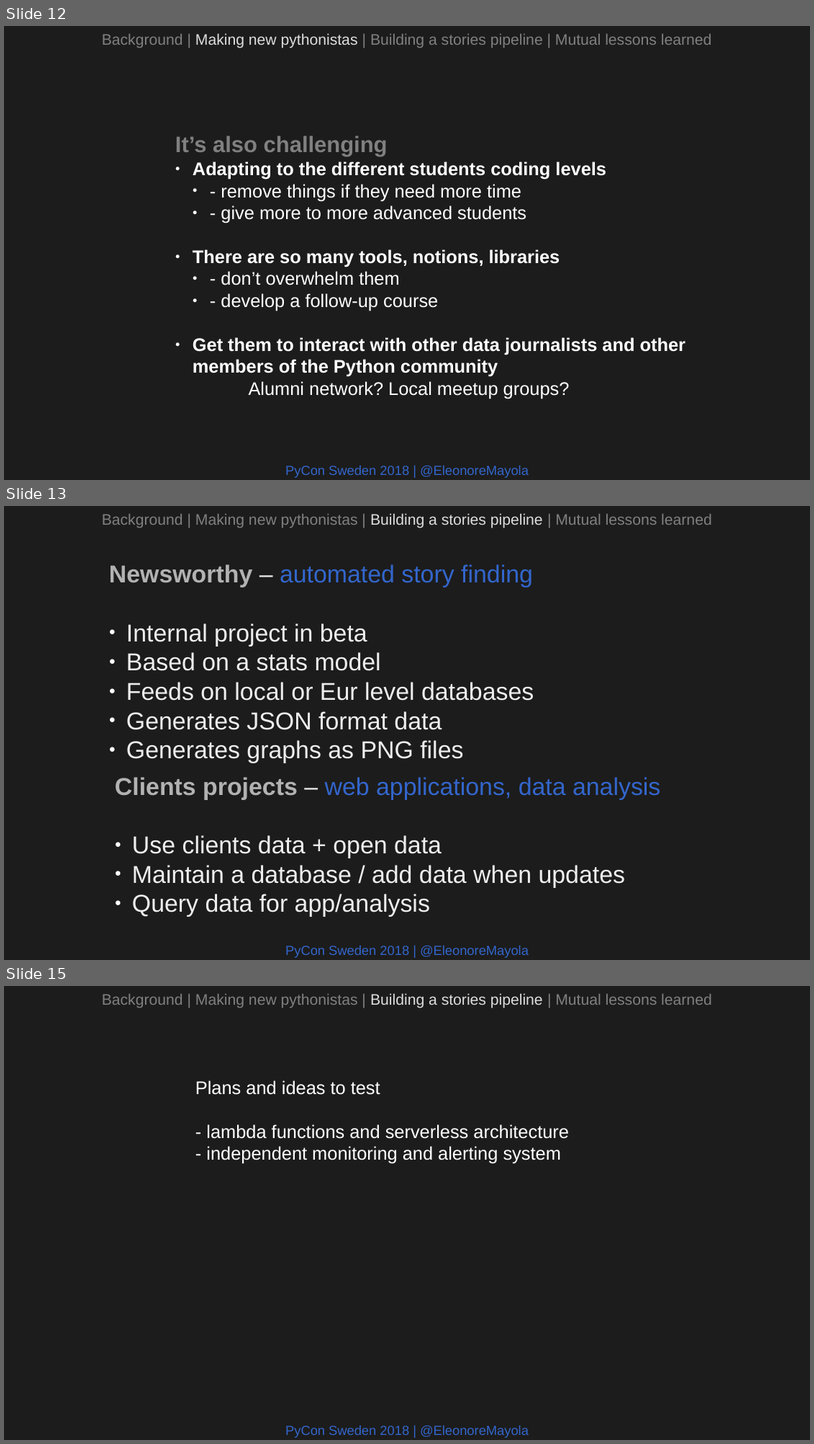
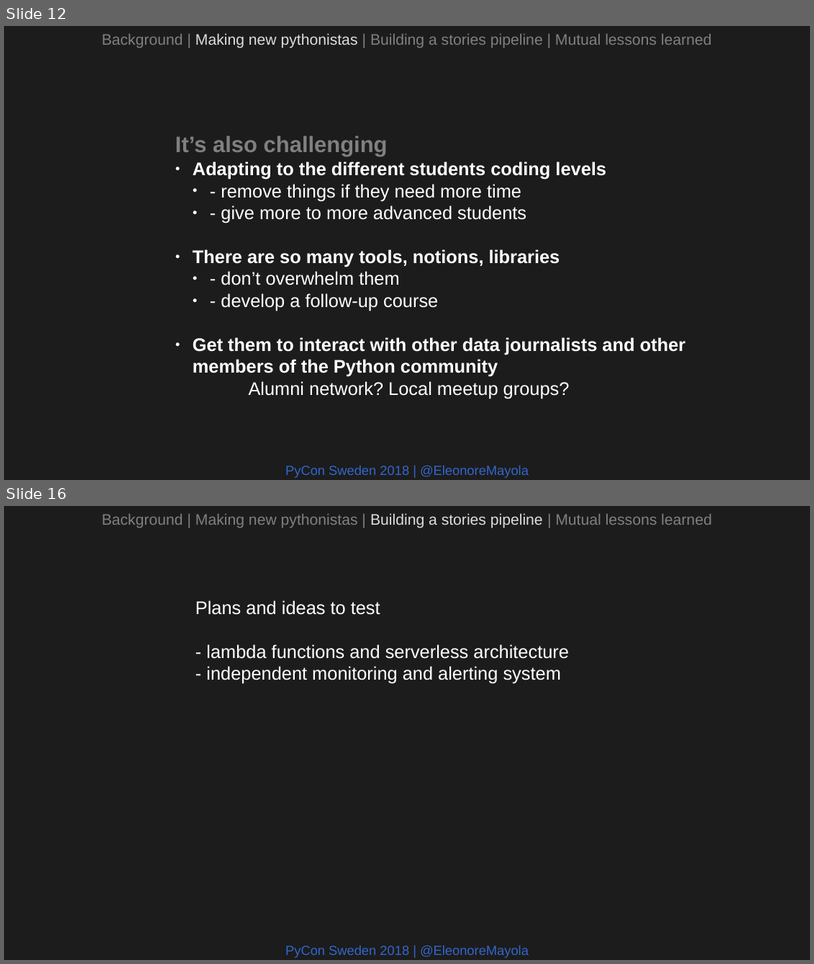
Before and after one commit to Eleonore9/-pyconse18, a slide deck: pyconse2018.odp. Shown one above the other, each under a label of ours: slides 12, 13 and 15 before the commit, slides 12 and 16 after it; the slides between them are not shown. The pictures are 814x1444 and 814x964 pixels, drawn with LibreOffice and Linux fonts; fonts in the diff are those of the drawing. Boxes give left, top, right and bottom in pixels: in the first picture for what was removed or moved away, otherwise in the second. Text is boxed around its words. In the diff, an @@ line names an element or a change of style, - is before the commit and + after.

Commit message:
WIP pipeline slides slides

```diff
--- a/pyconse2018.odp
+++ b/pyconse2018.odp
@@ slide 13 removed at [4, 506, 810, 960], background #1C1C1C @@
@@ text removed at [102, 513, 712, 528] @@
-Background | Making new pythonistas | Building a stories pipeline | Mutual lessons learned
@@ text removed at [109, 564, 534, 763] @@
-Newsworthy – automated story finding
-● Internal project in beta
-● Based on a stats model
-● Feeds on local or Eur level databases
-● Generates JSON format data
-● Generates graphs as PNG files
@@ text removed at [115, 777, 661, 916] @@
-Clients projects – web applications, data analysis
-● Use clients data + open data
-● Maintain a database / add data when updates
-● Query data for app/analysis
@@ text removed at [286, 944, 529, 957] @@
-PyCon Sweden 2018 | @EleonoreMayola
@@ what was slide 15 is now slide 16 @@
```
Also in this commit, not shown: 1 slide changed, 2 slides added.
